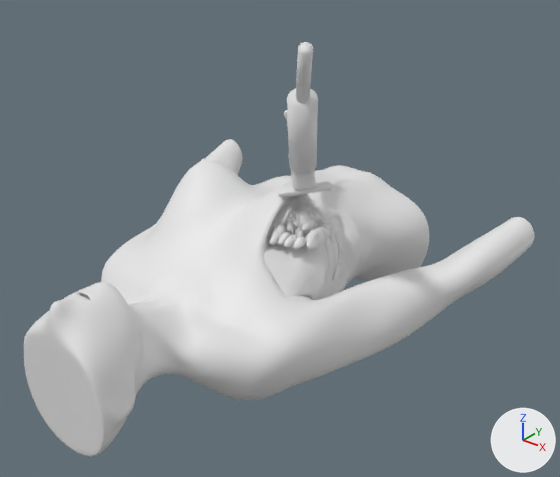
The glTF model model/breast_scene.glb, before and after one commit.
Both versions are drawn from a 50 mm camera at (0.49, -0.541, 0.391) aimed at (0.045, 0.015, 0.046). The axes (+X, +Y, +Z) are drawn at lower right. The lights are the same throughout. The picture after the commit comes second. Where no turn or scale is listed for an object, it has been applied to the vertices.

In view in the first picture: 'body__body', 'duct__ducts', 'gland__glands', 'muscle__muscles', 'probe__cable', 'probe__footprint', 'probe__handle' and 2 more.
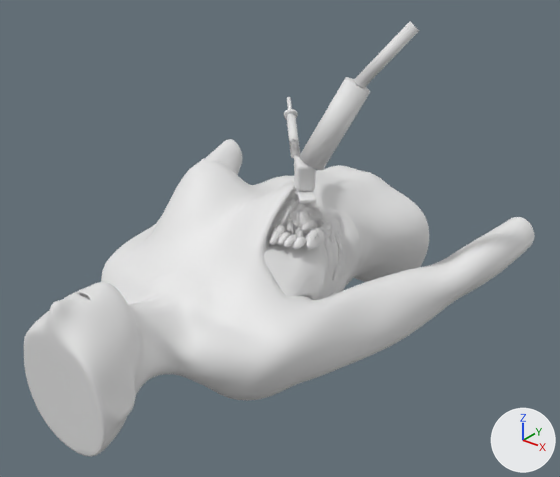
The edits, one by one:
Object 'probe__footprint' (ob_probe__footprint) moves from (0.1459, -0.0195, 0.0018) to (0.1103, 0.0866, 0.0018).
Object 'probe__footprint' (ob_probe__footprint) turns from (-5.2, 0, 135) to (-5.2, 0, -135) degrees about x, y and z.
Object 'probe__handle' (ob_probe__handle) moves from (0.0891, -0.0069, 0.1733) to (0.0977, 0.0298, 0.1733).
Object 'probe__handle' (ob_probe__handle) turns from (28, -5.2, 45) to (28, -5.2, 135) degrees about x, y and z.
Object 'probe__cable' (ob_probe__cable) moves from (0.1157, -0.0416, 0.2366) to (0.1324, 0.0564, 0.2366).
Object 'probe__cable' (ob_probe__cable) turns from (42, -5.2, 45) to (42, -5.2, 135) degrees about x, y and z.

Changed parts and their boxes [x1, y1, x2, y2] in the pictures (560 x 477 px):
'probe__handle', moved, turned
    before: [287, 88, 318, 174]
    after: [300, 77, 370, 170]
'probe__cable', moved, turned
    before: [296, 42, 313, 103]
    after: [353, 21, 419, 89]
'probe__footprint', moved, turned
    before: [277, 181, 332, 197]
    after: [293, 176, 317, 204]
